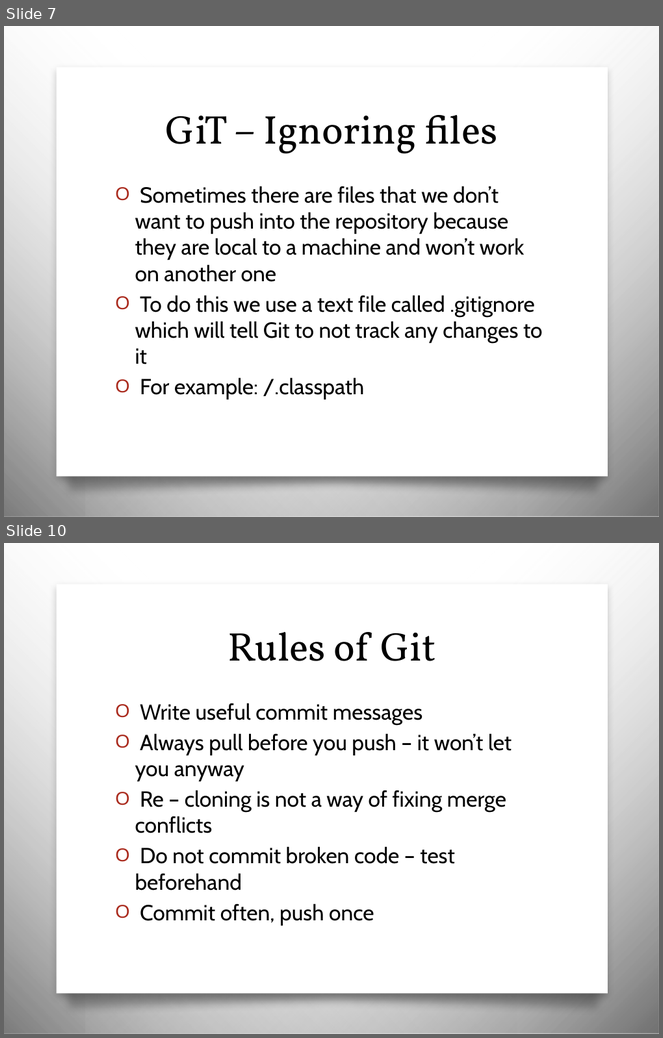
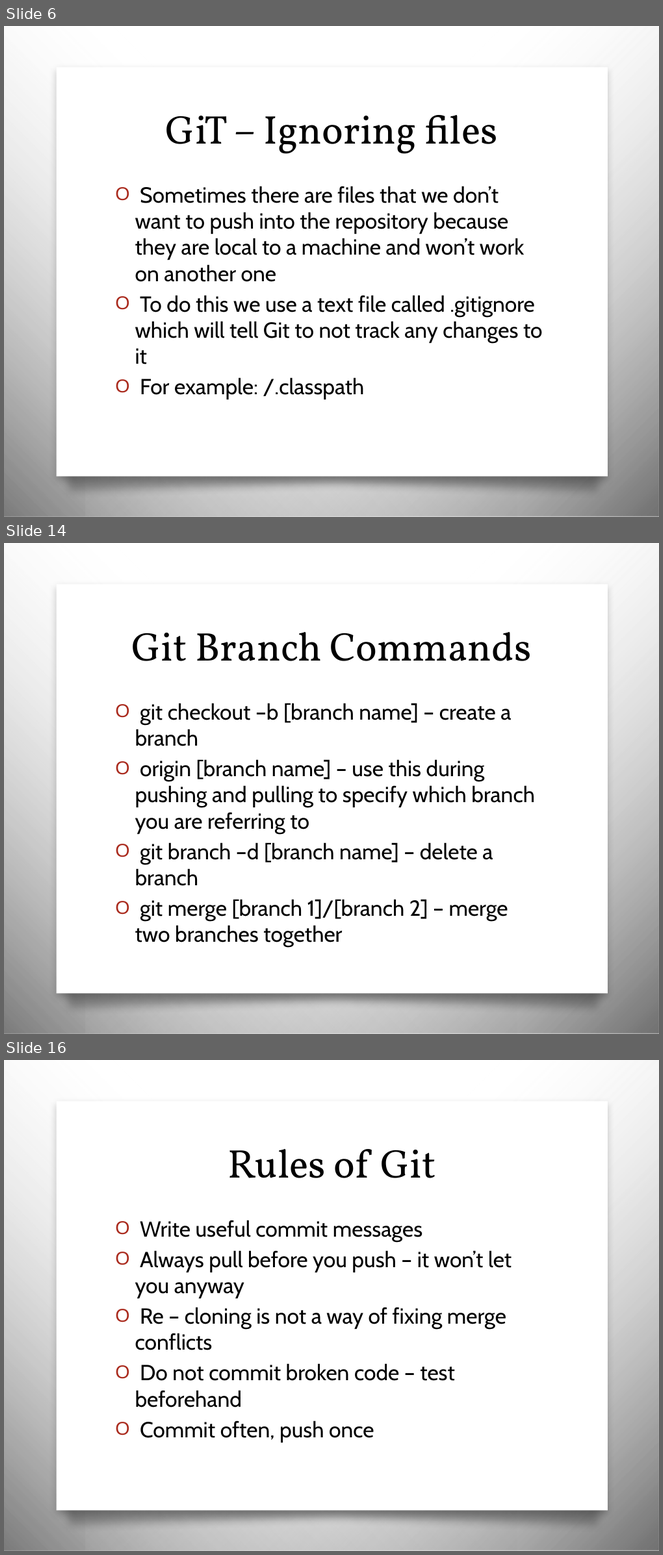
Before and after one commit to JCMander/PortalPower, a slide deck: Git/Git Slides.pptx. Shown one above the other, each under a label of ours: slides 7 and 10 before the commit, slides 6, 14 and 16 after it; the slides between them are not shown. The pictures are 663x1038 and 663x1555 pixels, drawn with LibreOffice and Linux fonts; fonts in the diff are those of the drawing; background and template pictures are left out. Boxes give left, top, right and bottom in pixels: in the first picture for what was removed or moved away, otherwise in the second. Text is boxed around its words. In the diff, an @@ line names an element or a change of style, - is before the commit and + after.

Commit message:
Fixed merge

```diff
--- a/Git/Git Slides.pptx
+++ b/Git/Git Slides.pptx
@@ slide 14 added at box(4, 543, 659, 1034), background picture (left out); not listed: 4 template elements that a slide beside it also shows @@
@@ title added at box(132, 632, 532, 661), 44 pt, text #000000 @@
+Git Branch Commands
@@ text added at box(135, 703, 535, 948), 24 pt, text #000000 @@
+O git checkout –b [branch name] – create a branch
+O origin [branch name] – use this during pushing and pulling to specify which branch you are referring to
+O git branch –d [branch name] – delete a branch
+O git merge [branch 1]/[branch 2] – merge two branches together
@@ what was slide 7 is now slide 6 @@
@@ what was slide 10 is now slide 16 @@
```
Also in this commit, not shown: 7 slides changed, 5 other slides added.
